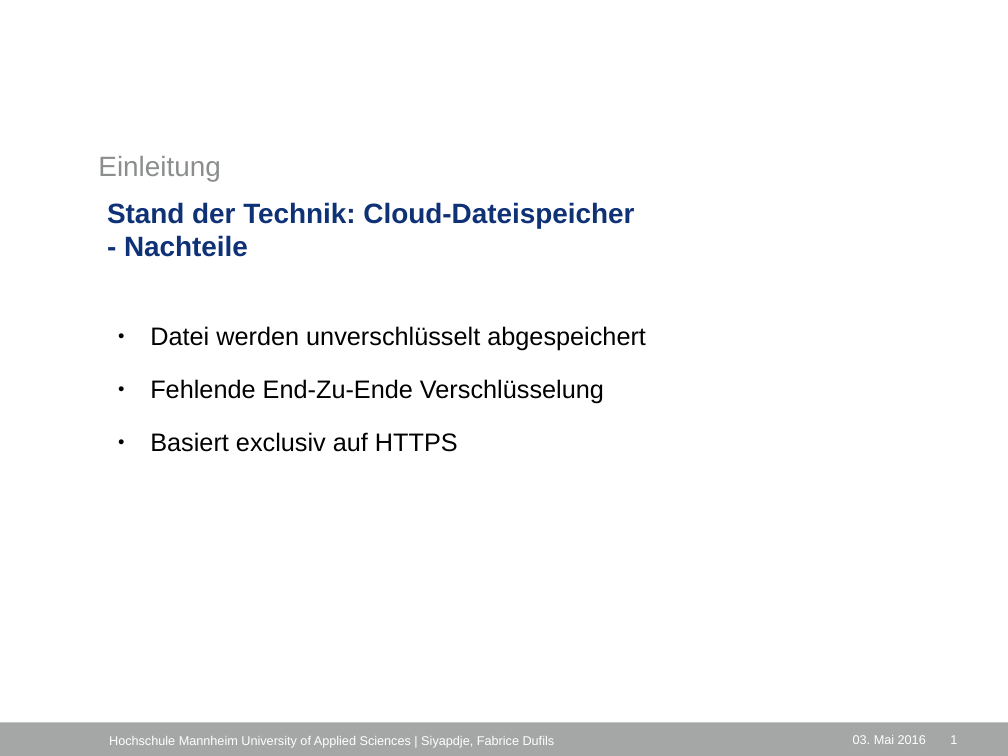
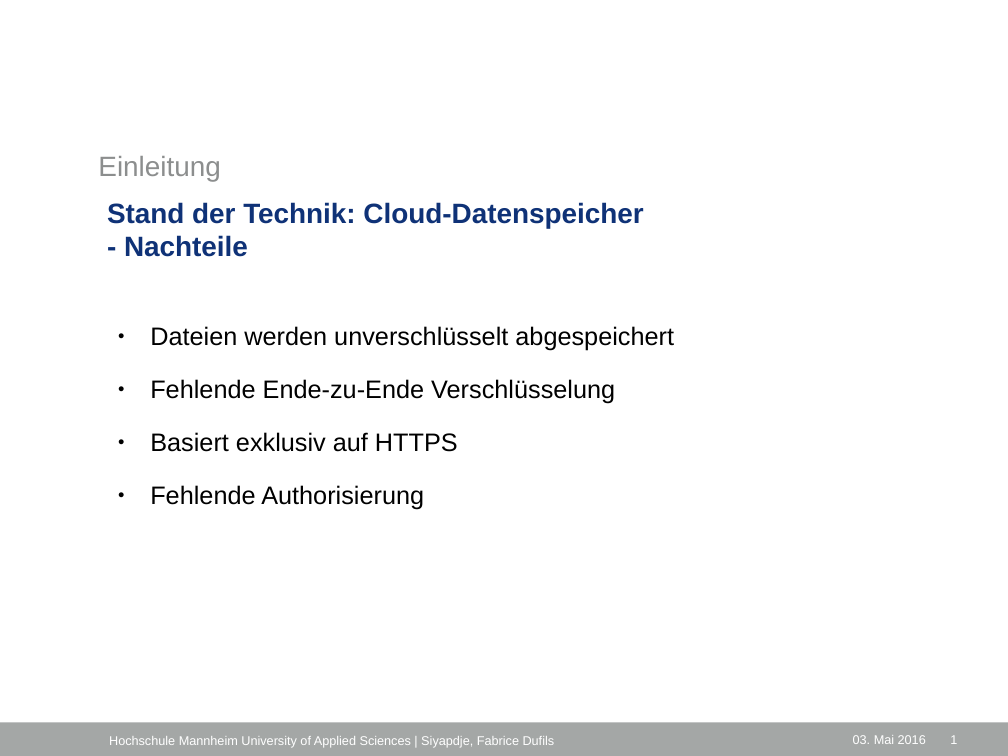
Before and after one commit to fab-du/documentations, a slide deck: slide 6 of vortrag/Untitled 1.odp. Drawn at 1008x756 pixels with LibreOffice and Linux fonts; fonts in the diff are those of the drawing; background and template pictures are left out. Boxes give left, top, right and bottom in pixels: in the first picture for what was removed or moved away, otherwise in the second. Text is boxed around its words. In the diff, an @@ line names an element or a change of style, - is before the commit and + after.

```diff
--- a/vortrag/Untitled 1.odp
+++ b/vortrag/Untitled 1.odp
@@ title at [107, 202, 643, 257]: text changed @@
-Stand der Technik: Cloud-Dateispeicher
-- Nachteile
+Stand der Technik: Cloud-Datenspeicher
+- Nachteile
@@ text at [150, 326, 674, 510]: text changed @@
-● Datei werden unverschlüsselt abgespeichert
-● Fehlende End-Zu-Ende Verschlüsselung
-● Basiert exclusiv auf HTTPS
+● Dateien werden unverschlüsselt abgespeichert
+● Fehlende Ende-zu-Ende Verschlüsselung
+● Basiert exklusiv auf HTTPS
+● Fehlende Authorisierung
```
Also in this commit, not shown: 16 other slides changed, 1 slide removed, 1 other file.
